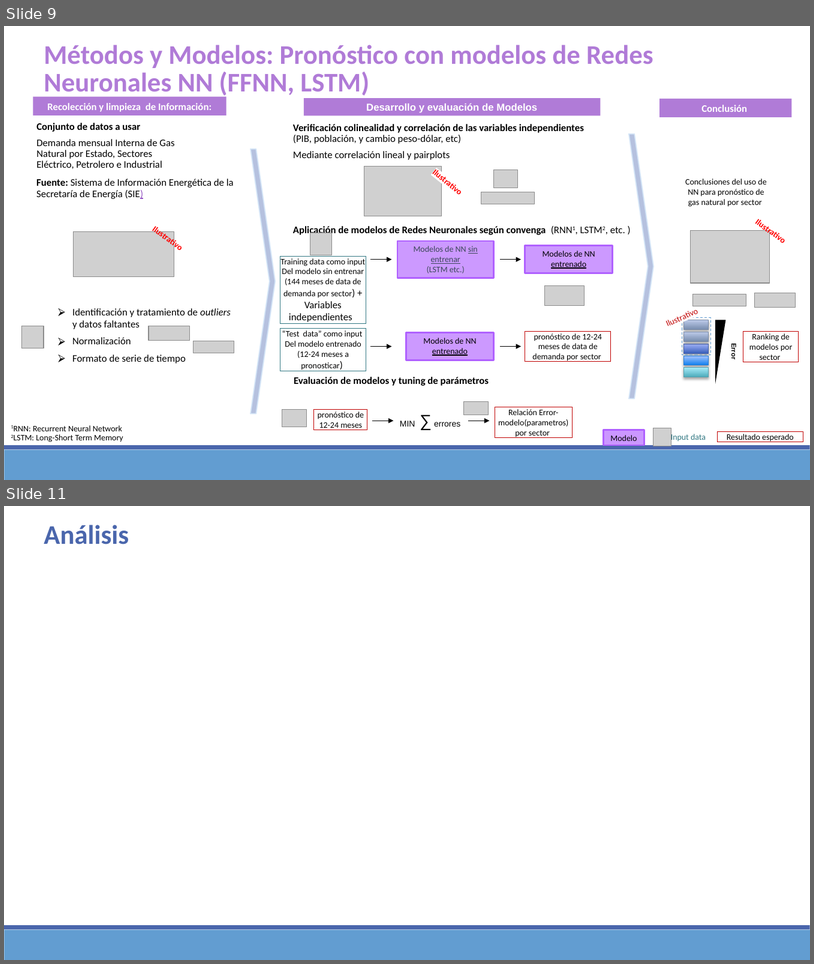
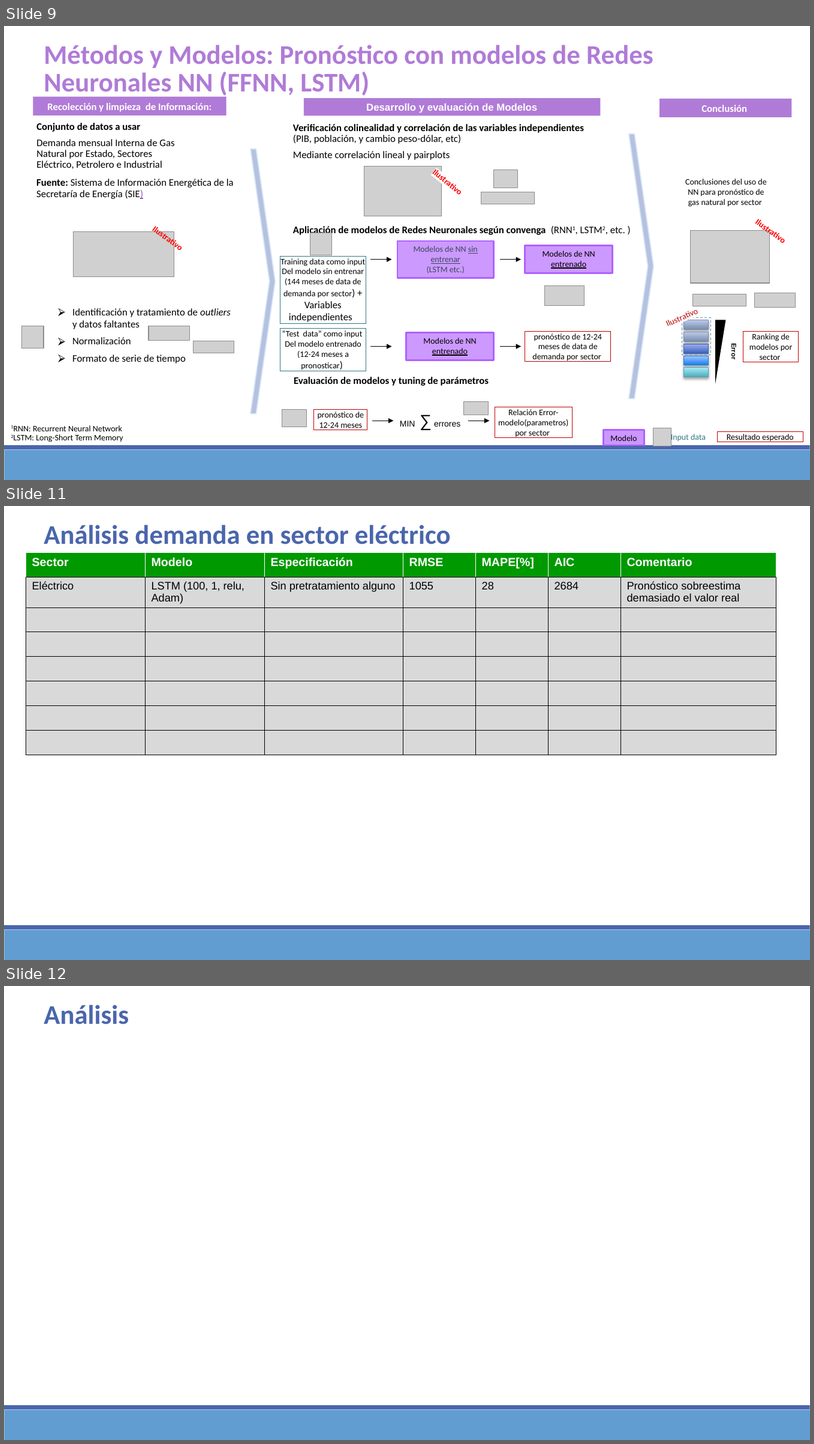
Before and after one commit to Sergio-Ibarra-1795/Diplomado_UNAM_DC_Full_gitHub, a slide deck: Diplomado_DS_Proyecto_Final/Proyecto_final_Diplomado_DS_UNAM_v2.pptx. Shown one above the other, each under a label of ours: slides 9 and 11 before the commit, slides 9, 11 and 12 after it; the slides between them are not shown. The pictures are 814x964 and 814x1444 pixels, drawn with LibreOffice and Linux fonts; fonts in the diff are those of the drawing; grey boxes stand for pictures. Boxes give left, top, right and bottom in pixels: in the first picture for what was removed or moved away, otherwise in the second. Text is boxed around its words. In the diff, an @@ line names an element or a change of style, - is before the commit and + after.

```diff
--- a/Diplomado_DS_Proyecto_Final/Proyecto_final_Diplomado_DS_UNAM_v2.pptx
+++ b/Diplomado_DS_Proyecto_Final/Proyecto_final_Diplomado_DS_UNAM_v2.pptx
@@ slide 11 added at [4,506,810,960], background #FFFFFF; not listed: 2 template elements that a slide beside it also shows @@
@@ text added at [44,525,451,544], 32 pt, text #4A66AC, bold @@
+  Análisis demanda en sector eléctrico
@@ table added at [26,553,776,756], 8 rows, 7 columns @@
+Sector | Modelo | Especificación | RMSE | MAPE[%] | AIC | Comentario
+Eléctrico | LSTM (100, 1, relu, Adam) | Sin pretratamiento alguno | 1055 | 28 | 2684 | Pronóstico sobreestima demasiado el valor real
+ |  |  |  |  |  | 
+ |  |  |  |  |  | 
+ |  |  |  |  |  | 
+ |  |  |  |  |  | 
+ |  |  |  |  |  | 
+ |  |  |  |  |  | 
@@ what was slide 11 is now slide 12 @@
```
Also in this commit, not shown: 1 slide changed, 2 other files.
